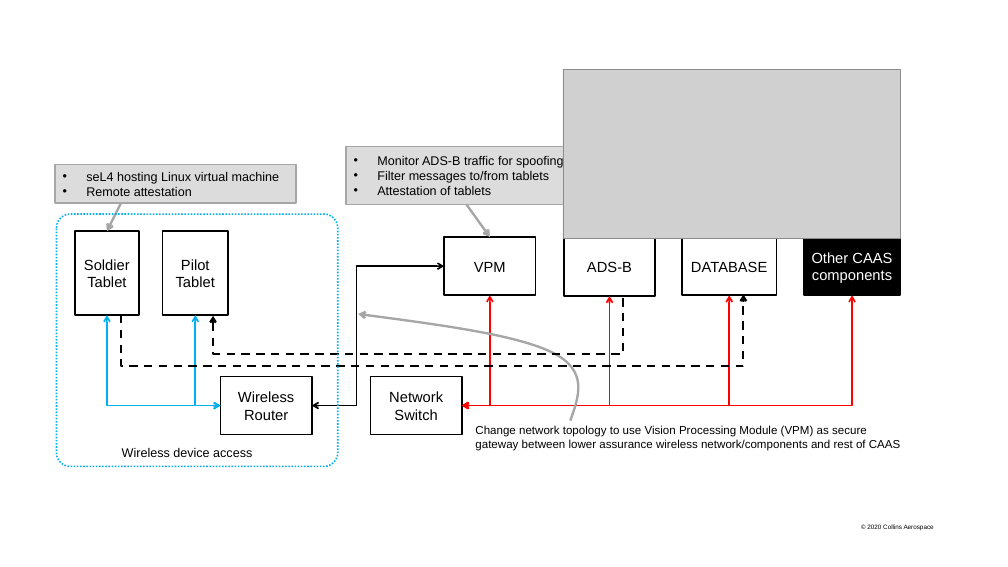
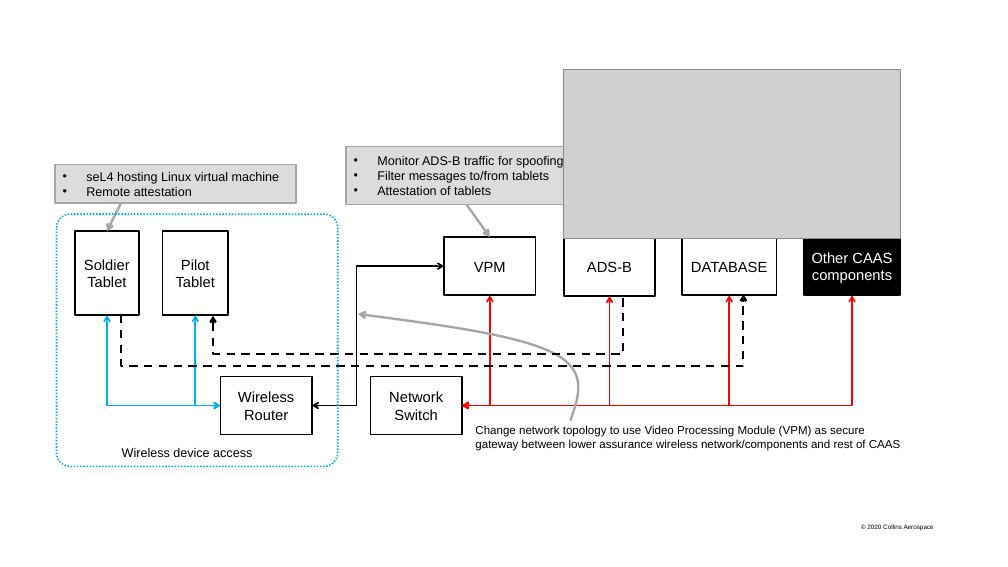
Before and after one commit to loonwerks/fmatscale, a slide deck: slide 2 of figs/figures.pptx. Drawn at 1008x567 pixels with LibreOffice and Linux fonts; fonts in the diff are those of the drawing; grey boxes stand for pictures. Boxes give left, top, right and bottom in pixels: in the first picture for what was removed or moved away, otherwise in the second. Text is boxed around its words. In the diff, an @@ line names an element or a change of style, - is before the commit and + after.

```diff
--- a/figs/figures.pptx
+++ b/figs/figures.pptx
@@ text at [475,425,900,451]: text changed @@
-Change network topology to use Vision Processing Module (VPM) as secure gateway between lower assurance wireless network/components and rest of CAAS
+Change network topology to use Video Processing Module (VPM) as secure gateway between lower assurance wireless network/components and rest of CAAS
```
Also in this commit, not shown: 1 other slide changed, 3 slides added, 4 other files.
